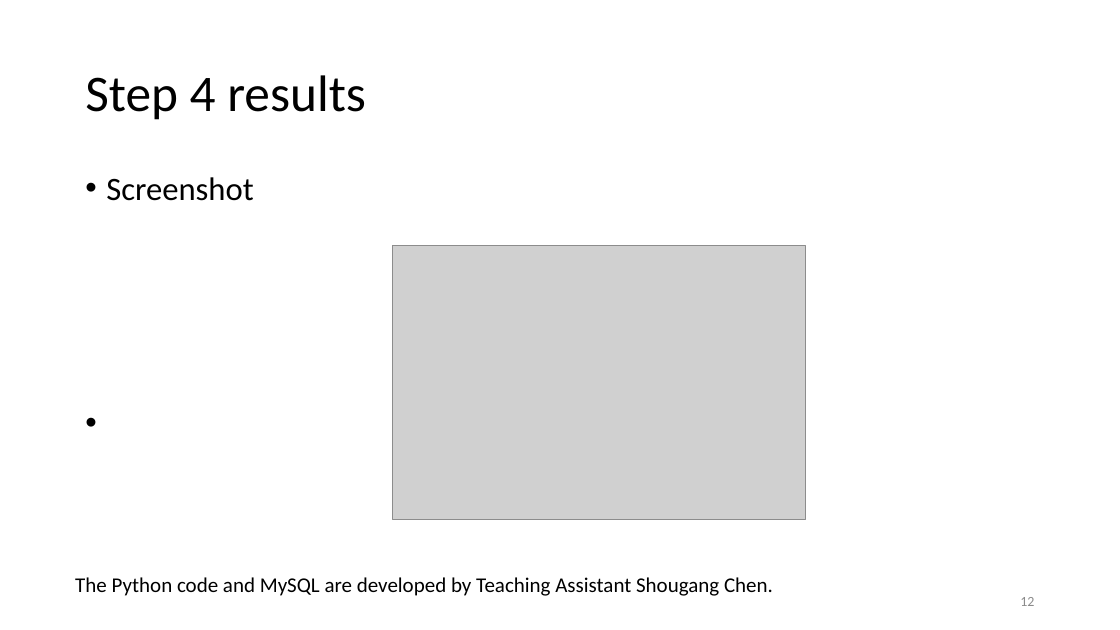
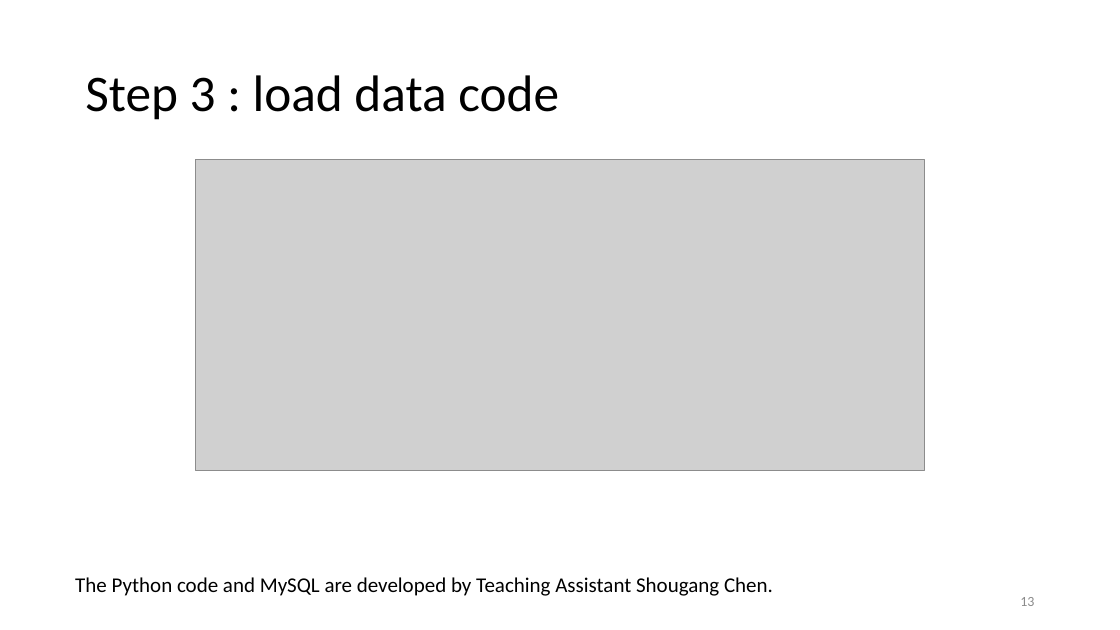
Before and after one commit to chensg/datasystems, a slide deck: slide 13 of doc/41091_etl_example_withScreenshotResults.pptx (slide 12 before the commit). Drawn at 1120x630 pixels with LibreOffice and Linux fonts; fonts in the diff are those of the drawing; grey boxes stand for pictures. Boxes give left, top, right and bottom in pixels: in the first picture for what was removed or moved away, otherwise in the second. Text is boxed around its words. In the diff, an @@ line names an element or a change of style, - is before the commit and + after.

```diff
--- a/doc/41091_etl_example_withScreenshotResults.pptx
+++ b/doc/41091_etl_example_withScreenshotResults.pptx
@@ title at bbox=[85, 75, 559, 120]: text changed @@
-Step 4 results
+Step 3 : load data code
@@ text removed at bbox=[106, 177, 253, 201] @@
-• Screenshot
@@ picture added at bbox=[196, 160, 924, 471] @@
@@ picture removed at bbox=[392, 245, 805, 519] @@
```
Also in this commit, not shown: 7 other slides changed, 2 slides added, 1 slide removed, 4 other files.
